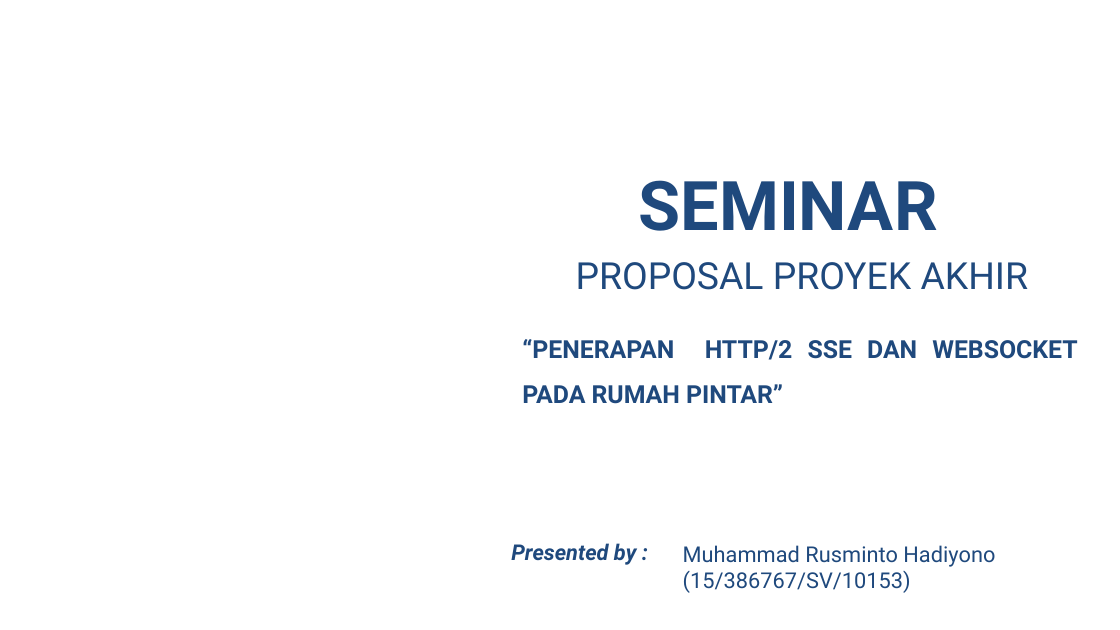
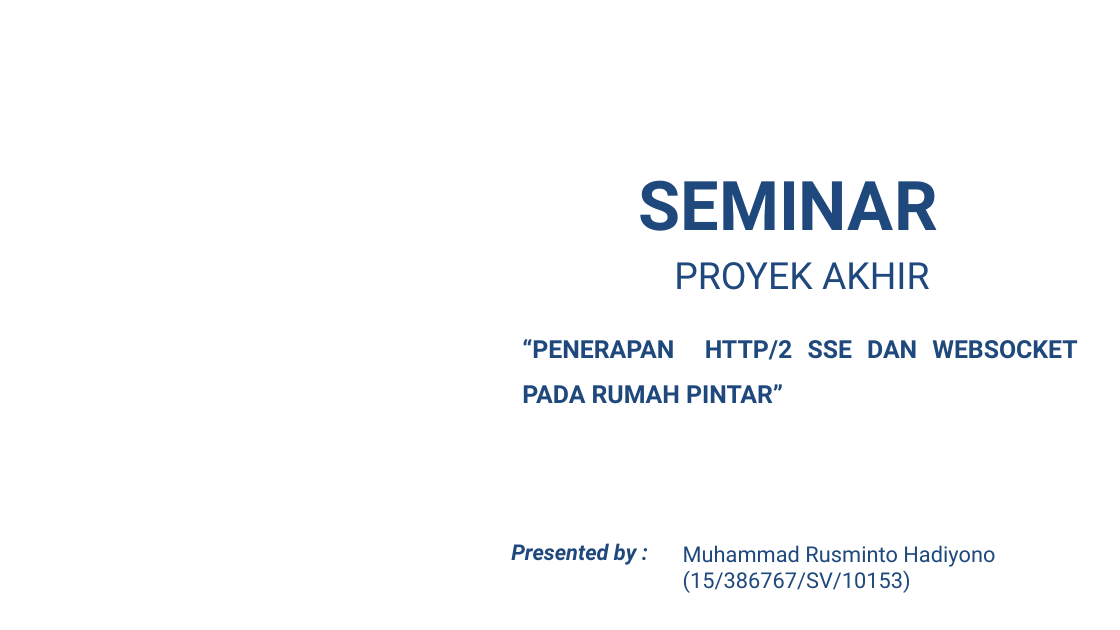
Before and after one commit to rusminto/ws_sse, a slide deck: slide 1 of berkas/ppt muham.pptx. Drawn at 1120x630 pixels with LibreOffice and Linux fonts; fonts in the diff are those of the drawing; background and template pictures are left out. Boxes give left, top, right and bottom in pixels: in the first picture for what was removed or moved away, otherwise in the second. Text is boxed around its words. In the diff, an @@ line names an element or a change of style, - is before the commit and + after.

```diff
--- a/berkas/ppt muham.pptx
+++ b/berkas/ppt muham.pptx
@@ text at bbox=[674, 262, 930, 290]: text changed @@
-PROPOSAL PROYEK AKHIR
+PROYEK AKHIR
```
Also in this commit, not shown: 4 other files.
